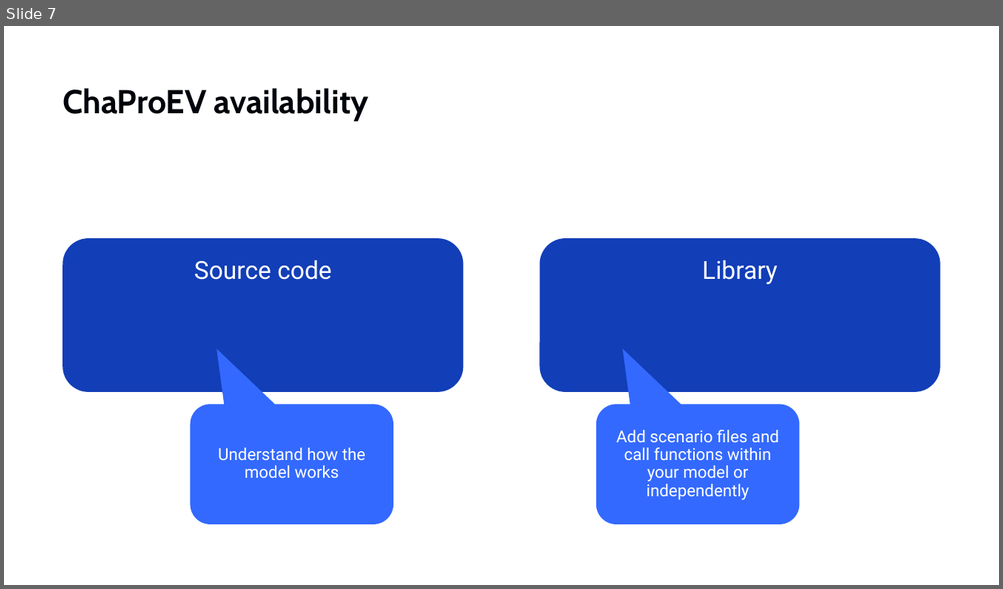
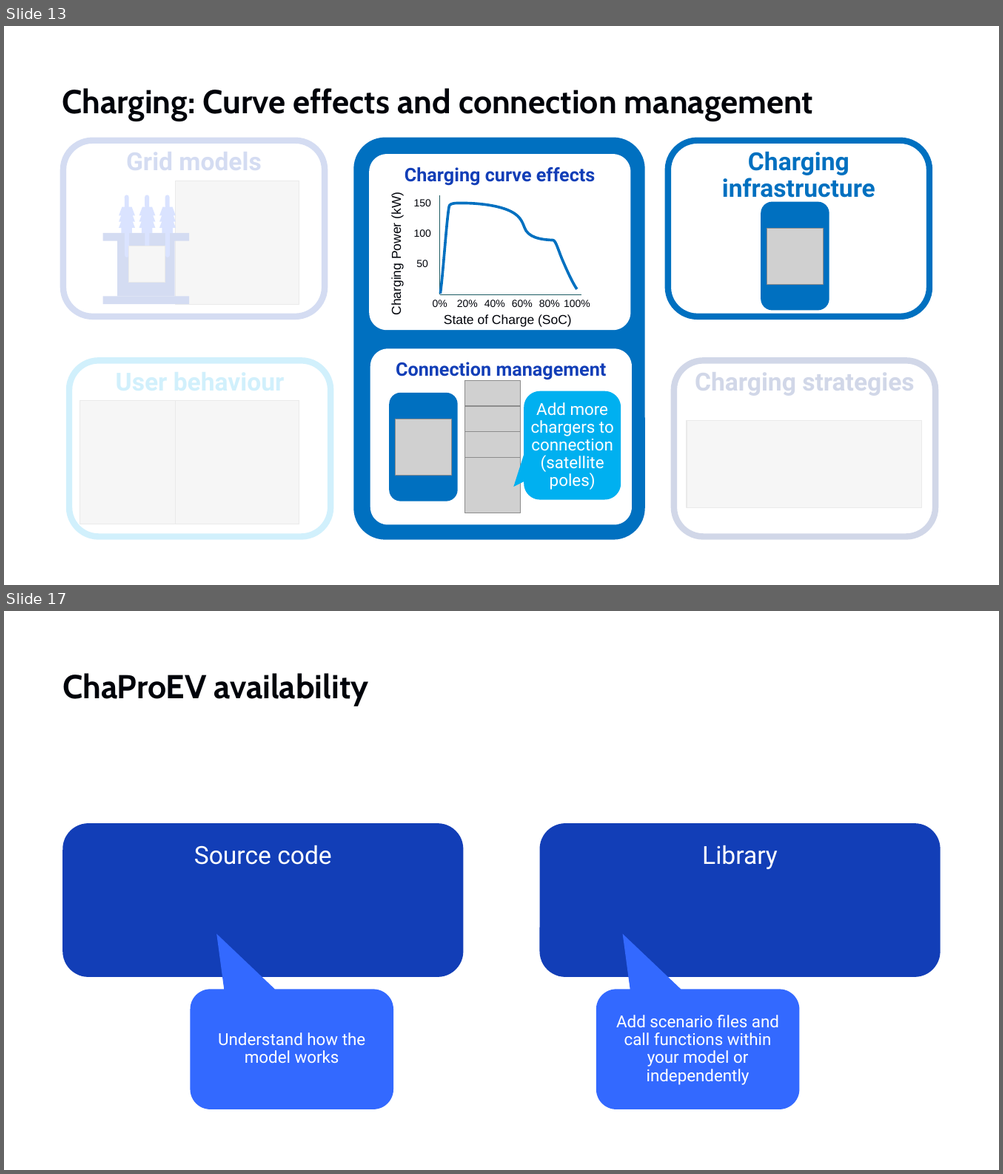
Before and after one commit to TNO/ChaProEV, a slide deck: ChaProEV.pptx. Shown one above the other, each under a label of ours: slide 7 before the commit, slides 13 and 17 after it; the slides between them are not shown. The pictures are 1003x589 and 1003x1174 pixels, drawn with LibreOffice and Linux fonts; fonts in the diff are those of the drawing; grey boxes stand for pictures; background and template pictures are left out. Boxes give left, top, right and bottom in pixels: in the first picture for what was removed or moved away, otherwise in the second. Text is boxed around its words. In the diff, an @@ line names an element or a change of style, - is before the commit and + after.

```diff
--- a/ChaProEV.pptx
+++ b/ChaProEV.pptx
@@ slide 13 added at box(4, 26, 999, 585), background #FFFFFF @@
@@ title added at box(62, 88, 813, 121), 32 pt, text #00030A, bold @@
+Charging: Curve effects and connection management
@@ rectangle added at box(60, 136, 329, 321), fill #FFFFFF at 82% opacity @@
@@ rounded rectangle added at box(357, 141, 642, 537), fill #0070C0, outline #0070C0 6 pt @@
@@ rounded rectangle added at box(369, 154, 630, 330), fill #FFFFFF, 18 pt, text #123EB7, bold @@
+Charging curve effects
@@ group added at box(389, 195, 590, 327): 11 texts, 2 lines, 1 freeform shape @@
+State of Charge (SoC)
+Charging Power (kW)
+0%
+20%
+40%
+60%
+80%
+100%
+50
+100
+150
@@ rectangle added at box(65, 357, 335, 541), fill #FFFFFF at 82% opacity @@
@@ rounded rectangle added at box(370, 349, 632, 526), fill #FFFFFF, 18 pt, text #123EB7, bold @@
+Connection management
@@ rectangle added at box(669, 357, 939, 541), fill #FFFFFF at 82% opacity @@
@@ group added at box(63, 141, 330, 537): 9 flow chart manual operations, 6 rectangles, 4 pictures, 3 lines, 2 rounded rectangles @@
+Grid models
+User behaviour
@@ rounded rectangle added at box(389, 393, 458, 502), fill #0070C0 @@
@@ picture added at box(465, 381, 521, 437) @@
@@ rounded speech box added at box(524, 392, 621, 500), fill #00B0F0, 16 pt, text #FFFFFF @@
+Add more chargers to connection (satellite poles)
@@ picture added at box(395, 419, 451, 475) @@
@@ picture added at box(465, 406, 521, 462) @@
@@ group added at box(668, 141, 935, 537): 3 rounded rectangles, 2 pictures @@
+Charging infrastructure
+Charging strategies
@@ picture added at box(465, 432, 521, 487) @@
@@ picture added at box(465, 458, 521, 513) @@
@@ what was slide 7 is now slide 17 @@
```
Also in this commit, not shown: 11 other slides added, 34 slides removed, 4 other files.
